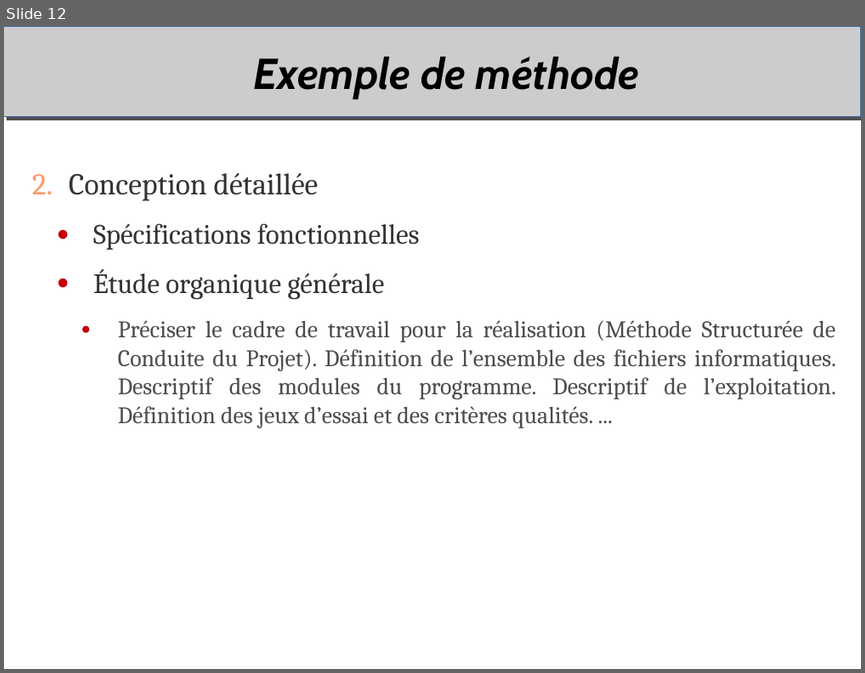
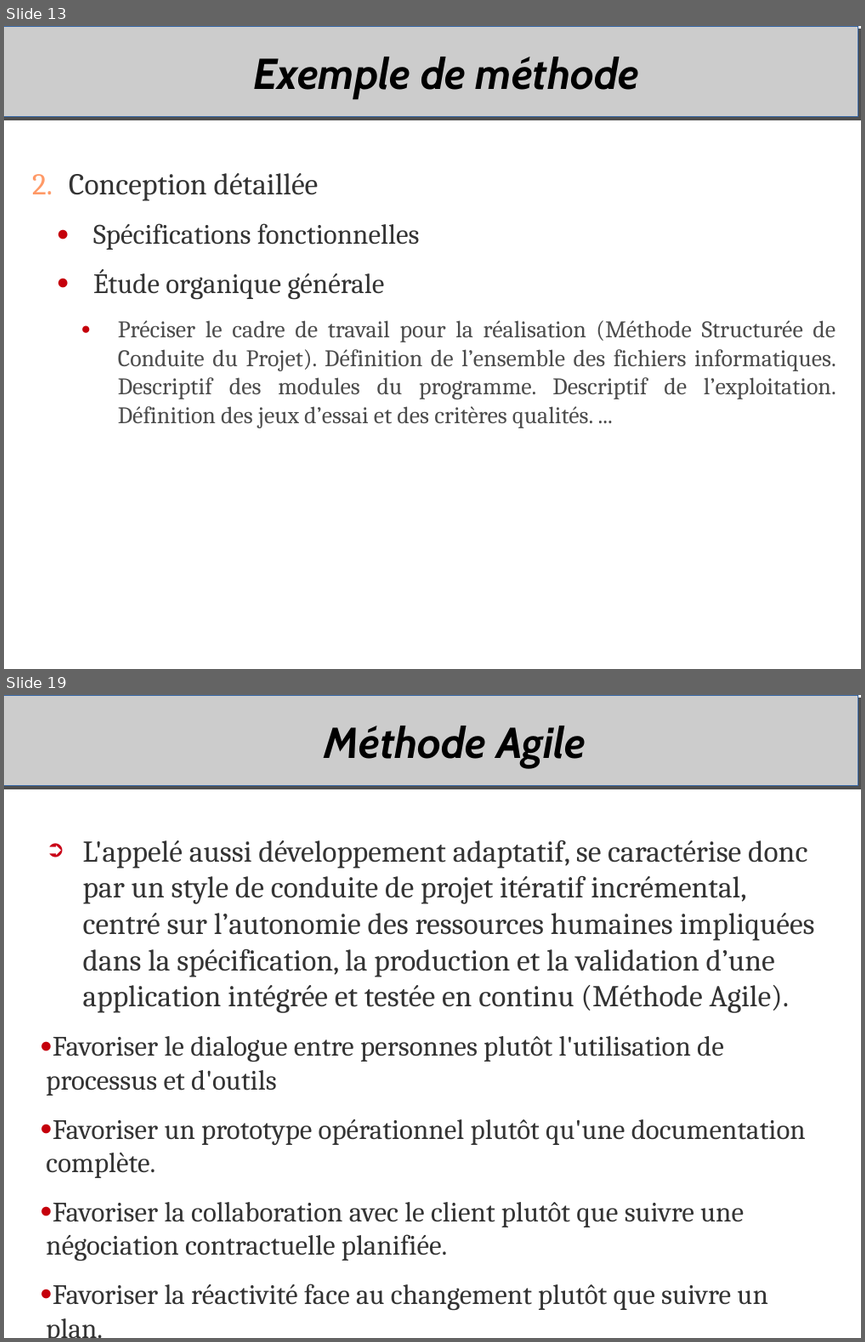
Before and after one commit to duanegris/texts, a slide deck: em-msi/it-s704/msi306-uml.odp. Shown one above the other, each under a label of ours: slide 12 before the commit, slides 13 and 19 after it; the slides between them are not shown. The pictures are 865x673 and 865x1342 pixels, drawn with LibreOffice and Linux fonts; fonts in the diff are those of the drawing; background and template pictures are left out. Boxes give left, top, right and bottom in pixels: in the first picture for what was removed or moved away, otherwise in the second. Text is boxed around its words. In the diff, an @@ line names an element or a change of style, - is before the commit and + after.

Commit message:
agile

```diff
--- a/em-msi/it-s704/msi306-uml.odp
+++ b/em-msi/it-s704/msi306-uml.odp
@@ slide 19 added at [4,695,861,1338], background #FFFFFF; not listed: 1 template element that a slide beside it also shows @@
@@ title added at [324,726,585,767], 40 pt, text #000000, bold, italic @@
+Méthode Agile
@@ text added at [46,840,815,1310], 26 pt, text #333333 @@
+➲ L'appelé aussi développement adaptatif, se caractérise donc par un style de conduite de projet itératif incrémental, centré sur l’autonomie des ressources humaines impliquées dans la spécification, la production et la validation d’une application intégrée et testée en continu (Méthode Agile).
+  ● Favoriser le dialogue entre personnes plutôt l'utilisation de processus et d'outils
+  ● Favoriser un prototype opérationnel plutôt qu'une documentation complète.
+  ● Favoriser la collaboration avec le client plutôt que suivre une négociation contractuelle planifiée.
+  ● Favoriser la réactivité face au changement plutôt que suivre un plan.
@@ what was slide 12 is now slide 13 @@
@@ slide 13 changed as well @@
@@ rectangle: place and size @@
-rectangle at [4,26,861,117]
+rectangle at [4,26,857,117]
```
Also in this commit, not shown: 45 other slides changed, 10 other slides added.
